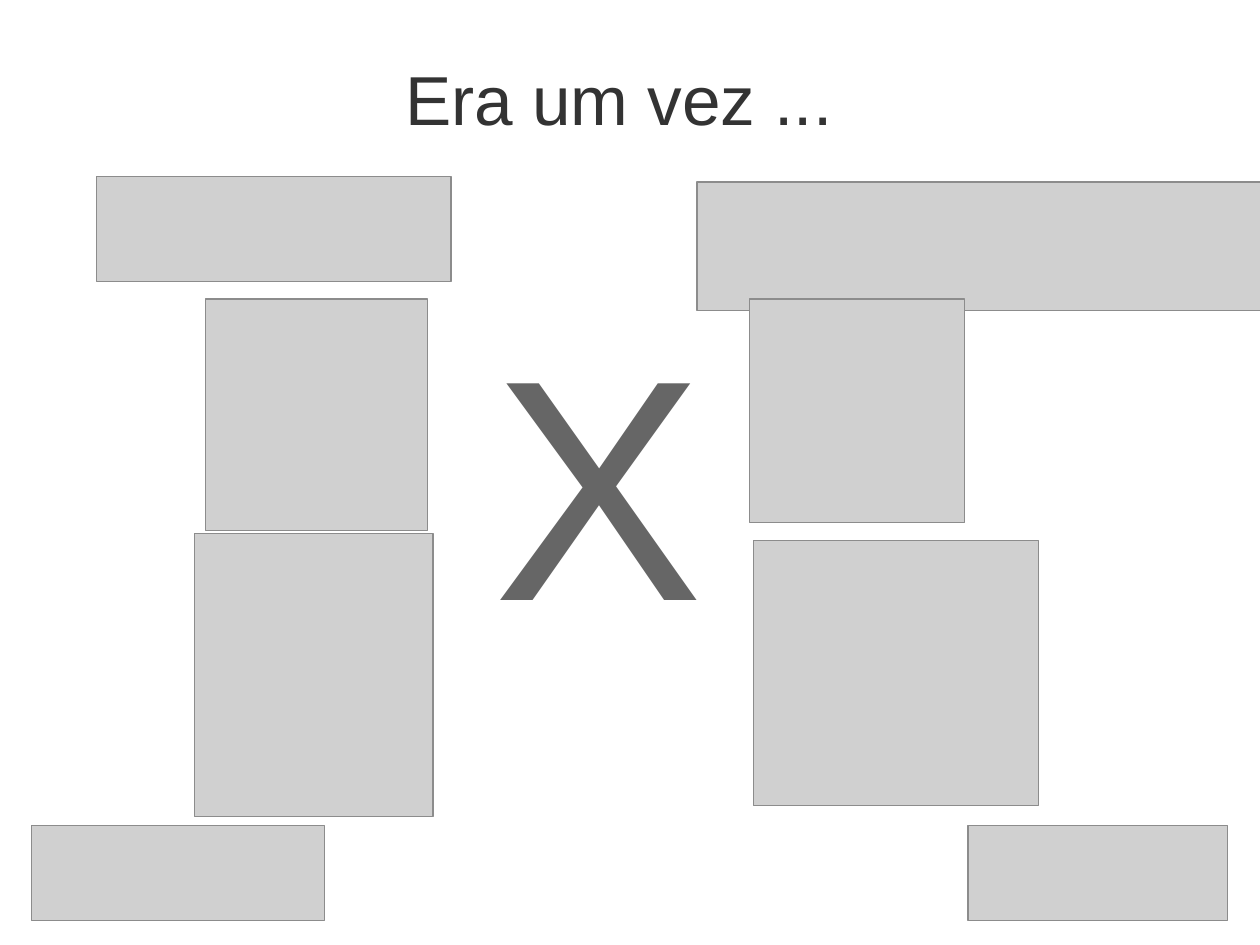
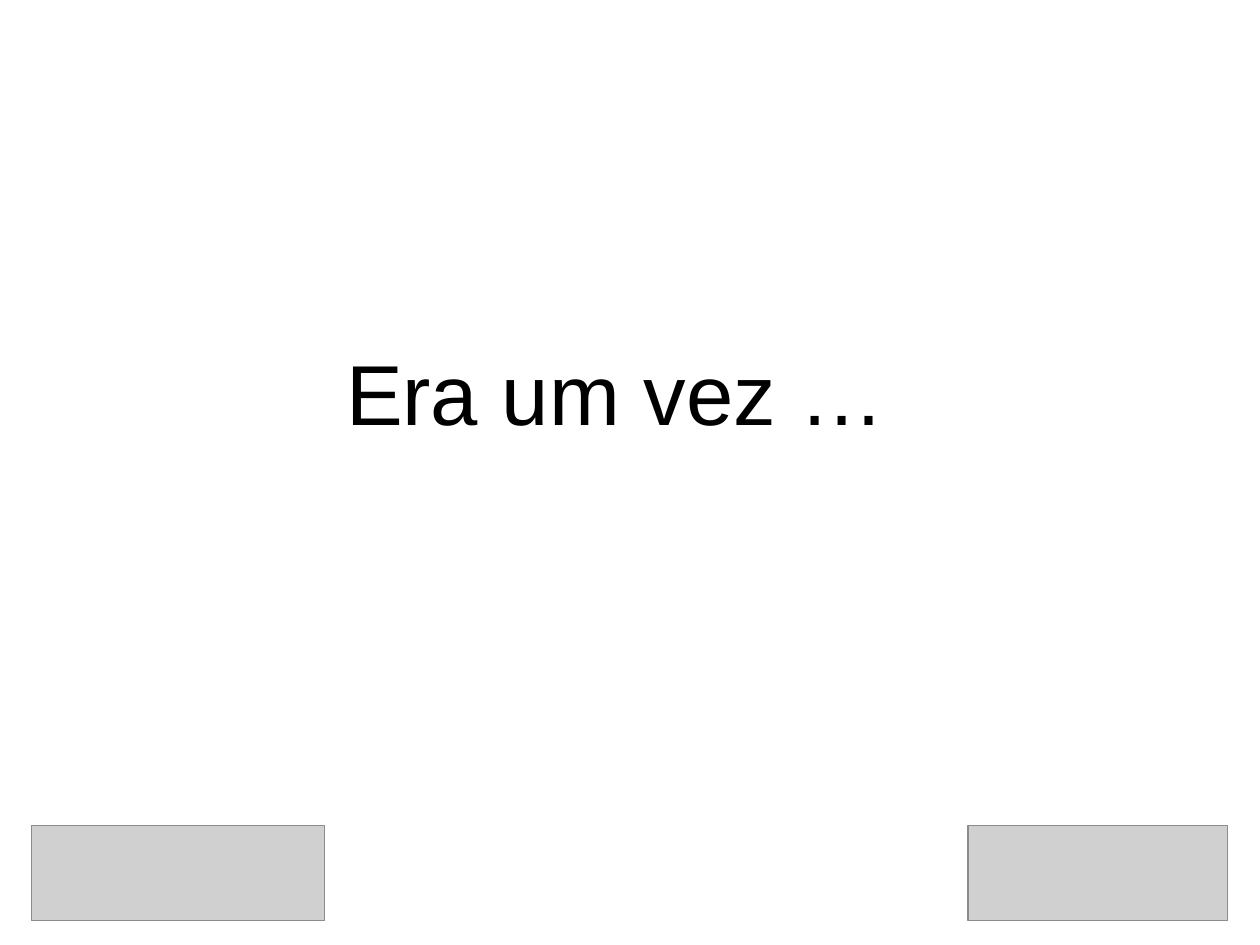
Before and after one commit to steppat/caelumday, a slide deck: slide 2 of caelumday2011.odp (slide 3 before the commit). Drawn at 1260x945 pixels with LibreOffice and Linux fonts; fonts in the diff are those of the drawing; grey boxes stand for pictures; background and template pictures are left out. Boxes give left, top, right and bottom in pixels: in the first picture for what was removed or moved away, otherwise in the second. Text is boxed around its words. In the diff, an @@ line names an element or a change of style, - is before the commit and + after.

```diff
--- a/caelumday2011.odp
+++ b/caelumday2011.odp
@@ picture removed at (96,177,450,281) @@
@@ picture removed at (697,183,1260,311) @@
@@ picture removed at (205,299,428,531) @@
@@ picture removed at (750,299,964,523) @@
@@ text at (346,366,776,426): text changed; size 44 to 54 pt; text colour #333333 to #000000 @@
-Era um vez ...
+Era um vez …
@@ text removed at (493,383,703,600) @@
-X
@@ picture removed at (195,533,433,817) @@
@@ picture removed at (753,540,1039,805) @@
```
Also in this commit, not shown: 13 other slides changed, 24 slides added, 2 slides removed, 16 other files.
